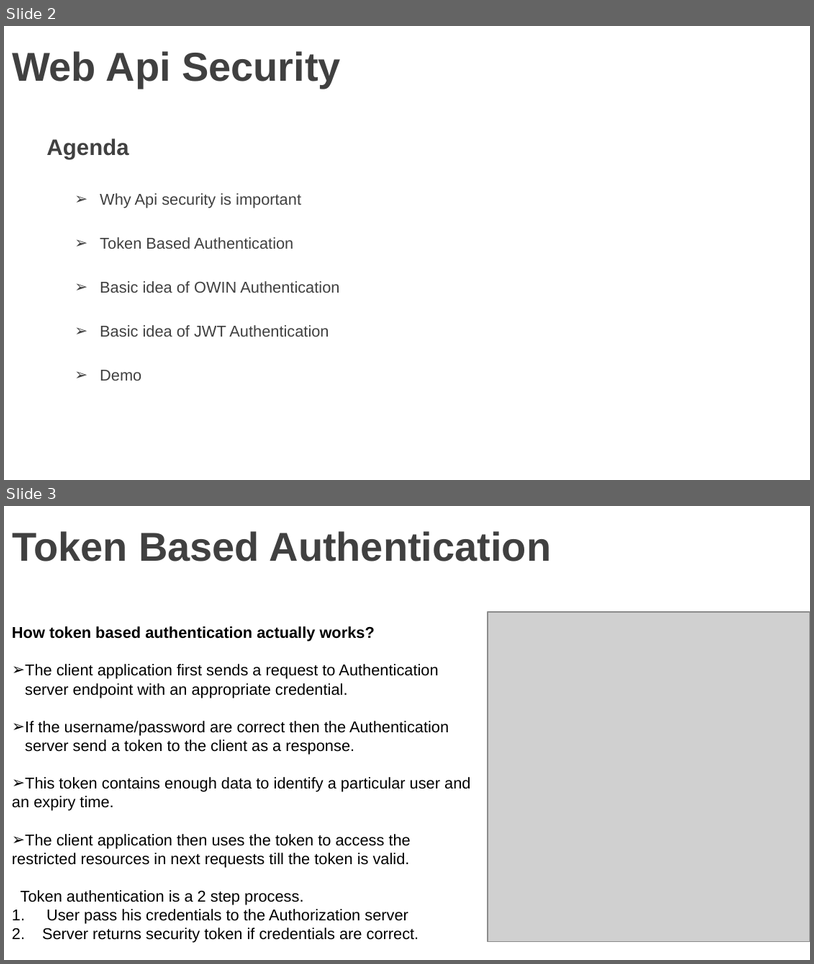
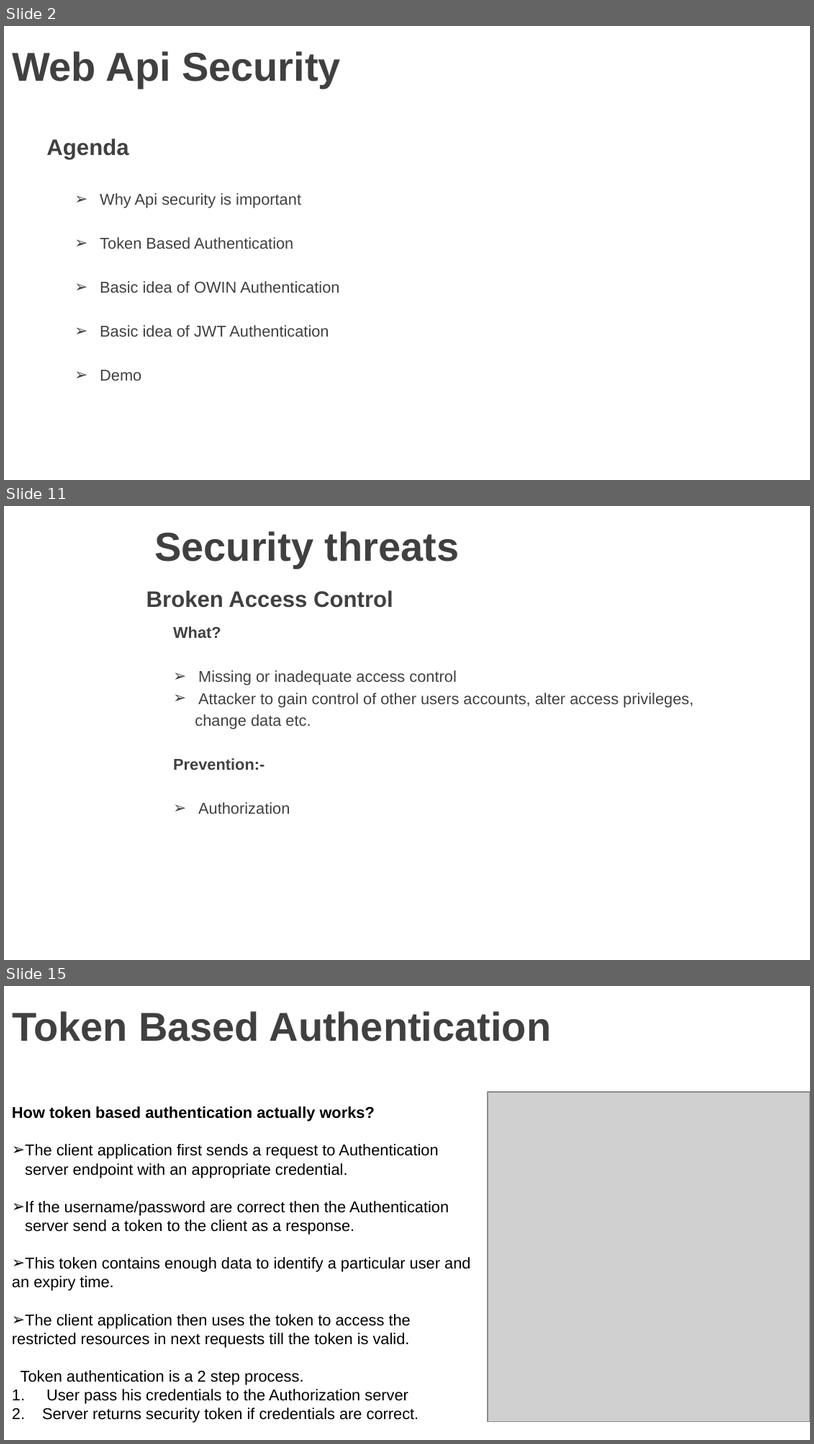
Before and after one commit to vgyureka/DotNetBig, a slide deck: webapiSecurity.pptx. Shown one above the other, each under a label of ours: slides 2 and 3 before the commit, slides 2, 11 and 15 after it; the slides between them are not shown. The pictures are 814x964 and 814x1444 pixels, drawn with LibreOffice and Linux fonts; fonts in the diff are those of the drawing; grey boxes stand for pictures; background and template pictures are left out. Boxes give left, top, right and bottom in pixels: in the first picture for what was removed or moved away, otherwise in the second. Text is boxed around its words. In the diff, an @@ line names an element or a change of style, - is before the commit and + after.

Commit message:
Add files via upload
webapi security- 06 MARCH 2019

```diff
--- a/webapiSecurity.pptx
+++ b/webapiSecurity.pptx
@@ slide 11 added at (4,506,810,960), background picture (left out) @@
@@ title added at (154,531,460,568), 36 pt, text #404040, bold @@
+Security threats
@@ text added at (147,590,394,608), 20 pt, text #404040, bold @@
+Broken Access Control
@@ text added at (173,626,694,813), 14 pt, text #404040 @@
+What?
+➢ Missing or inadequate access control
+➢ Attacker to gain control of other users accounts, alter access privileges,
+change data etc.
+Prevention:-
+➢ Authorization
@@ what was slide 3 is now slide 15 @@
```
Also in this commit, not shown: 1 slide changed, 13 other slides added.
